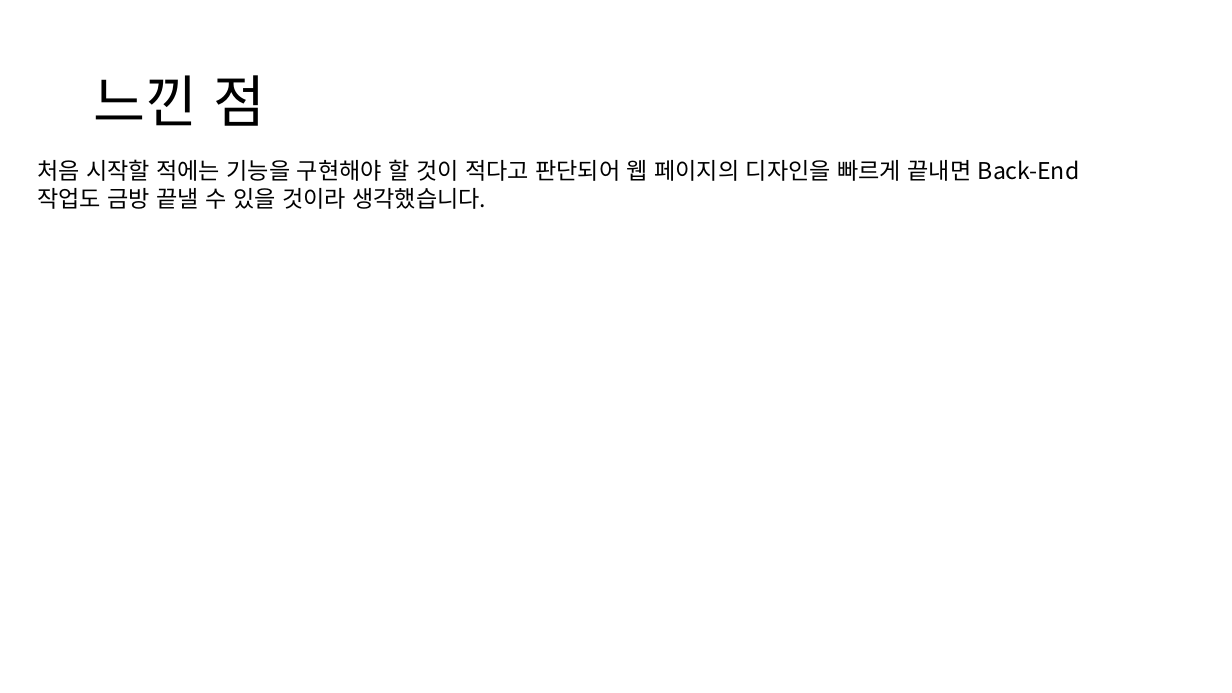
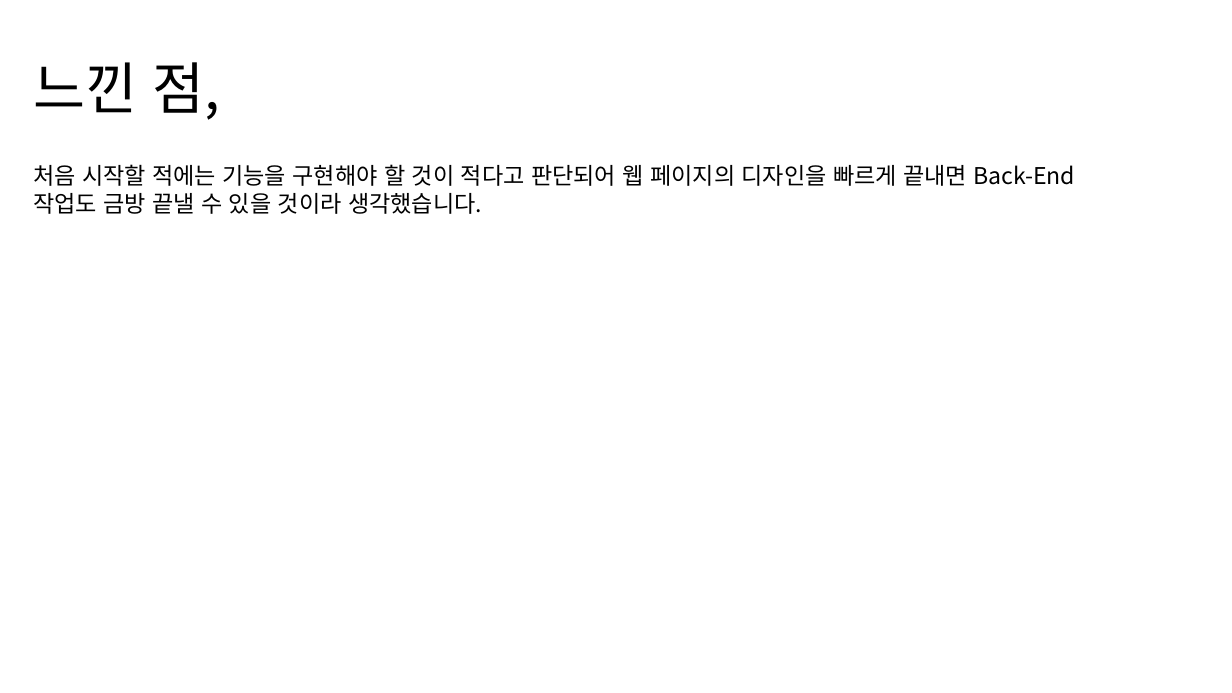
Before and after one commit to NALASAI/SelfIntroduction, a slide deck: slide 14 of 1조 project 포트폴리오(이력서용).pptx (slide 12 before the commit). Drawn at 1232x693 pixels with LibreOffice and Linux fonts; fonts in the diff are those of the drawing. Boxes give left, top, right and bottom in pixels: in the first picture for what was removed or moved away, otherwise in the second. Text is boxed around its words. In the diff, an @@ line names an element or a change of style, - is before the commit and + after.

```diff
--- a/1조 project 포트폴리오(이력서용).pptx
+++ b/1조 project 포트폴리오(이력서용).pptx
@@ title at bbox=[33, 62, 221, 120]: text changed @@
-느낀 점
+느낀 점,
@@ text "처음 시작할 적에는 기능을 구현해야 ...": place and size @@
-text "처음 시작할 적에는 기능을 구현해야 ..." at bbox=[37, 159, 1080, 209]
+text "처음 시작할 적에는 기능을 구현해야 ..." at bbox=[33, 164, 1076, 214]
```
Also in this commit, not shown: 4 other slides changed, 3 slides added, 1 slide removed, 4 other files.
